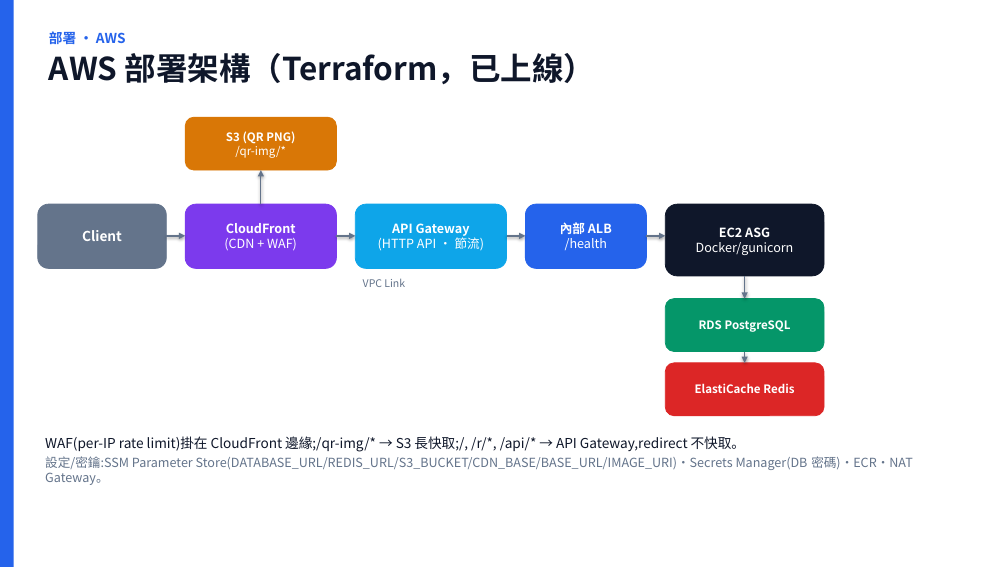
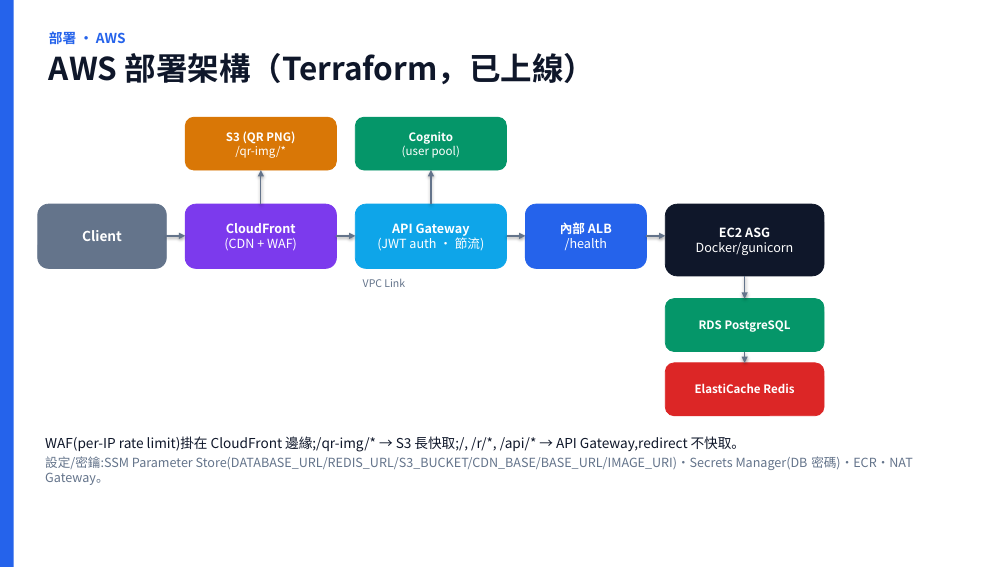
Before and after one commit to scolley31/system-design-demo, a slide deck: slide 23 of QR Code Generator/QR_Code_Generator.pptx. Drawn at 1008x567 pixels with LibreOffice and Linux fonts; fonts in the diff are those of the drawing. Boxes give left, top, right and bottom in pixels: in the first picture for what was removed or moved away, otherwise in the second. Text is boxed around its words. In the diff, an @@ line names an element or a change of style, - is before the commit and + after.

```diff
--- a/QR Code Generator/QR_Code_Generator.pptx
+++ b/QR Code Generator/QR_Code_Generator.pptx
@@ rounded rectangle added at (355,117,507,170), fill #059669, outline #059669 0.75 pt, 11 pt, text #FFFFFF @@
+Cognito
+(user pool)
@@ arrow added from (431, 204) to (431, 170), #64748B 1.2 pt @@
@@ text in rounded rectangle at (377,235,484,251): text changed @@
-(HTTP API · 節流)
+(JWT auth · 節流)
```
Also in this commit, not shown: 1 other slide changed, 1 slide added, 16 other files.
